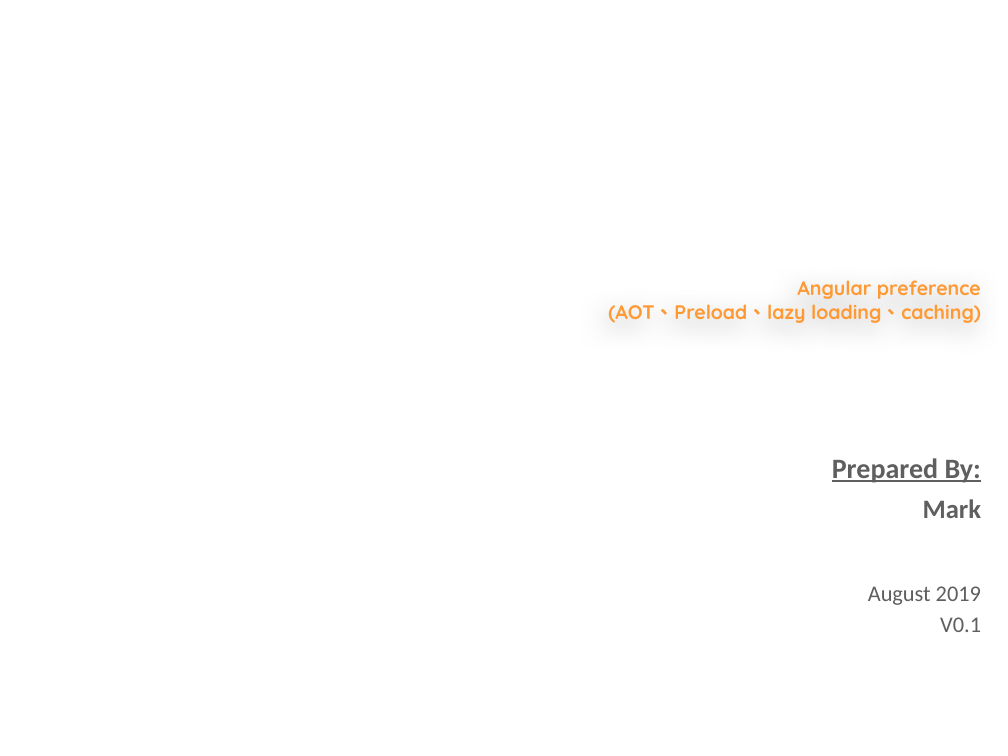
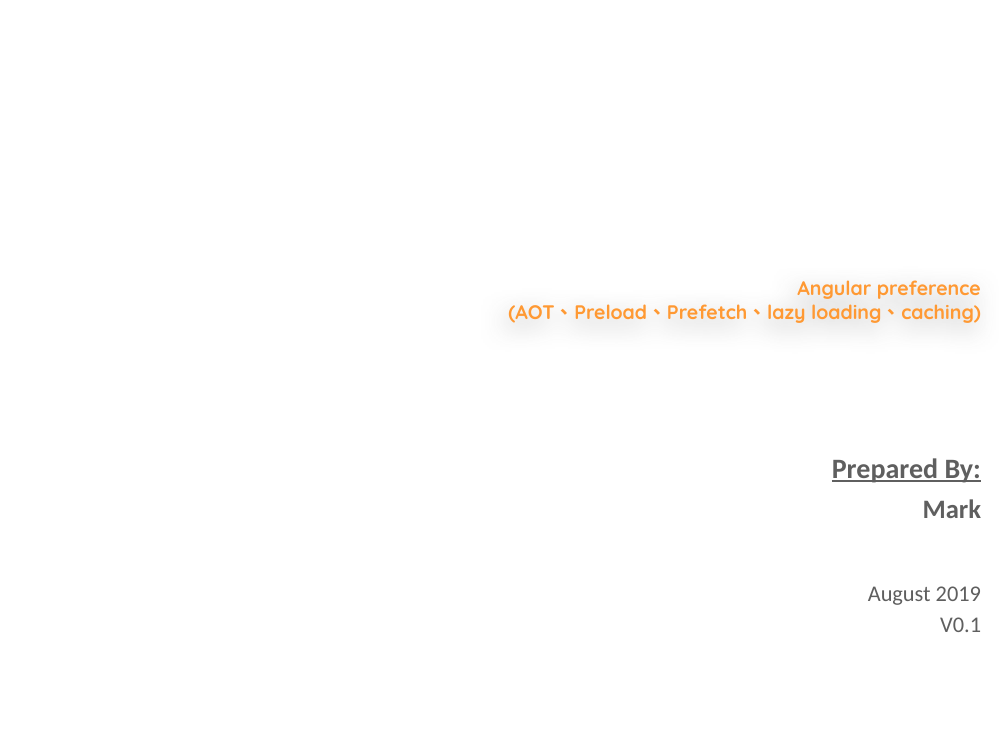
Before and after one commit to markku636/angular8study, a slide deck: slide 1 of ppt/angular_performance.pptx. Drawn at 1008x756 pixels with LibreOffice and Linux fonts; fonts in the diff are those of the drawing; background and template pictures are left out. Boxes give left, top, right and bottom in pixels: in the first picture for what was removed or moved away, otherwise in the second. Text is boxed around its words. In the diff, an @@ line names an element or a change of style, - is before the commit and + after.

Commit message:
update ppt

```diff
--- a/ppt/angular_performance.pptx
+++ b/ppt/angular_performance.pptx
@@ title at <box>508,280,981,323</box>: text changed @@
-Angular preference
-(AOT、Preload、lazy loading、caching)
+Angular preference
+(AOT、Preload、Prefetch、lazy loading、caching)
```
Also in this commit, not shown: 4 other slides changed.
